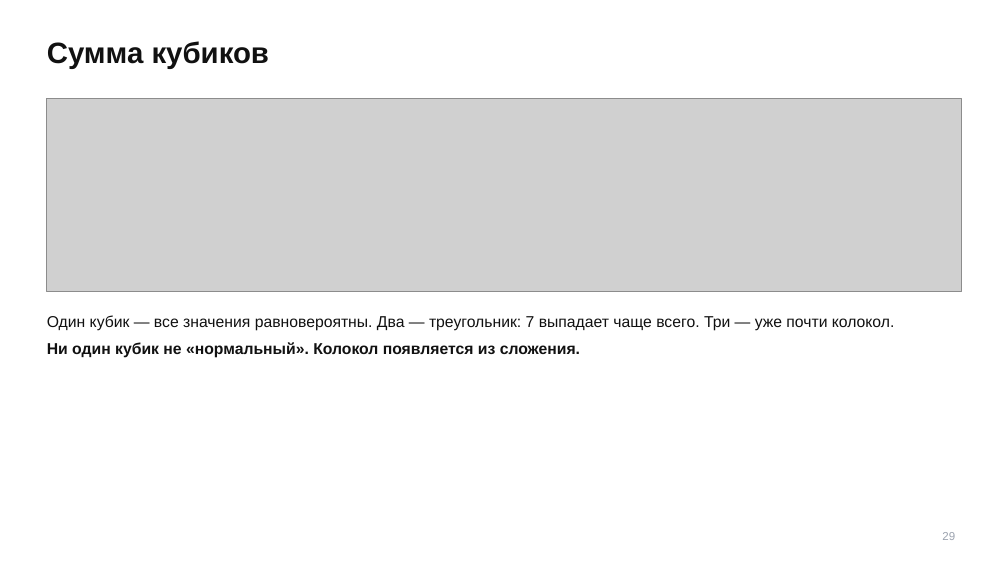
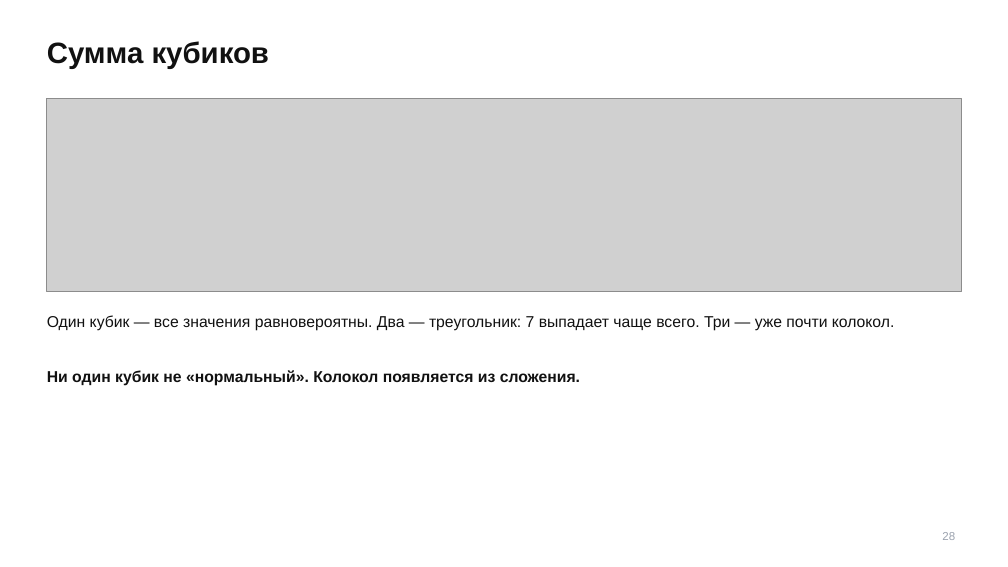
Before and after one commit to TheTonyPub/probability-theory-2026, a slide deck: slide 28 of lectures/07_lln-clt-17-25-2.pptx (slide 29 before the commit). Drawn at 1008x567 pixels with LibreOffice and Linux fonts; fonts in the diff are those of the drawing; grey boxes stand for pictures. Boxes give left, top, right and bottom in pixels: in the first picture for what was removed or moved away, otherwise in the second. Text is boxed around its words. In the diff, an @@ line names an element or a change of style, - is before the commit and + after.

```diff
--- a/lectures/07_lln-clt-17-25-2.pptx
+++ b/lectures/07_lln-clt-17-25-2.pptx
@@ text "Один кубик — все значения ..." at (x1=47, y1=315, x2=895, y2=331): less space between paragraphs @@
@@ text at (x1=47, y1=342, x2=580, y2=358): paragraph removed @@
-Ни один кубик не «нормальный». Колокол появляется из сложения.
@@ text added at (x1=47, y1=370, x2=580, y2=386), 15 pt, text #111111, bold @@
+Ни один кубик не «нормальный». Колокол появляется из сложения.
```
Also in this commit, not shown: 26 other slides changed, 1 slide removed.
